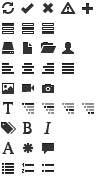
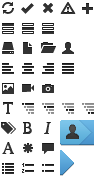
Comparing the layer stacks of the two 96x176 images. Changes:
added layer "persona-after" above "persona-before" over [60, 150, 74, 176]
added layer "persona-before" above "icon-list-unumbered" over [60, 120, 94, 146]
